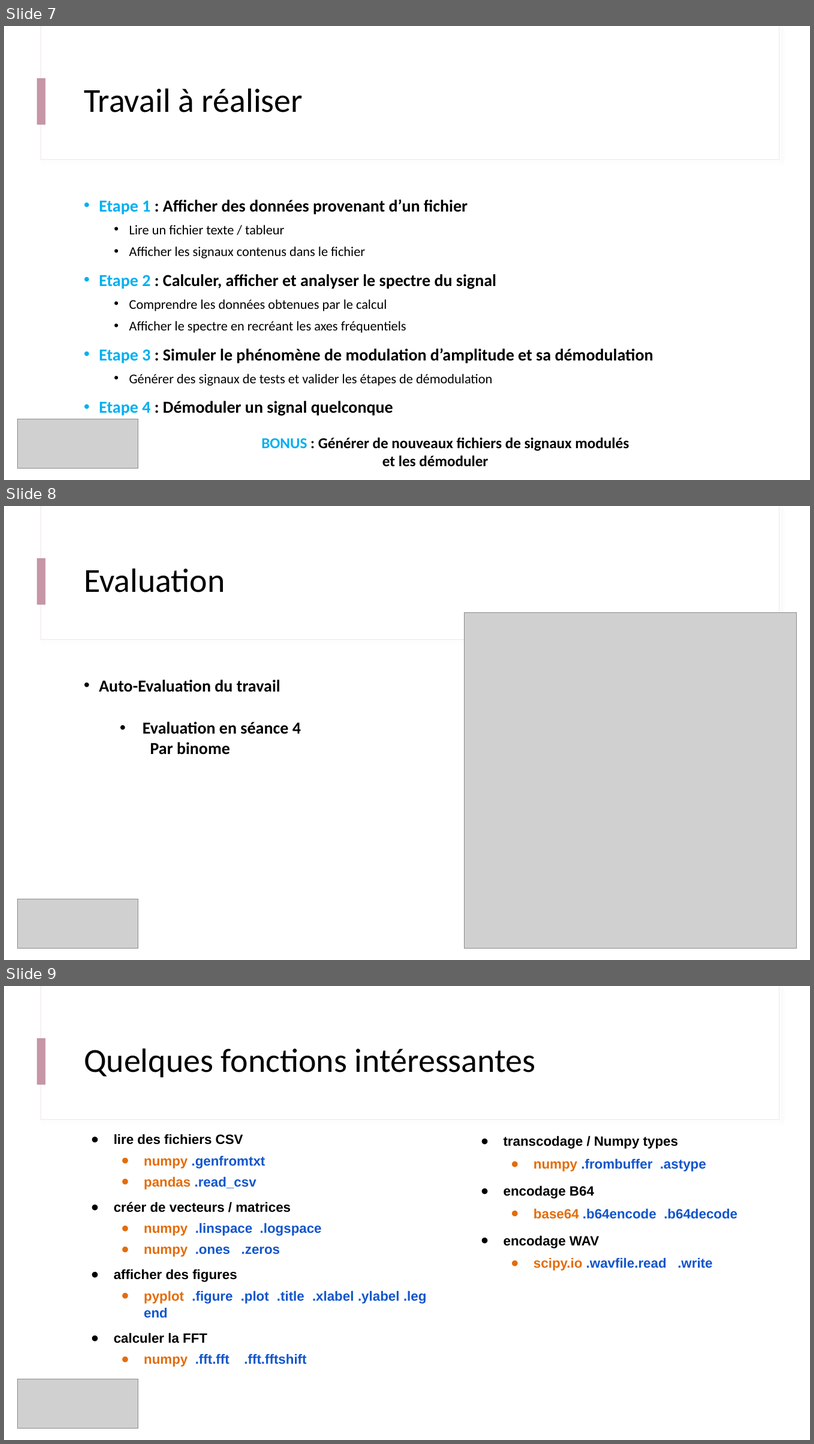
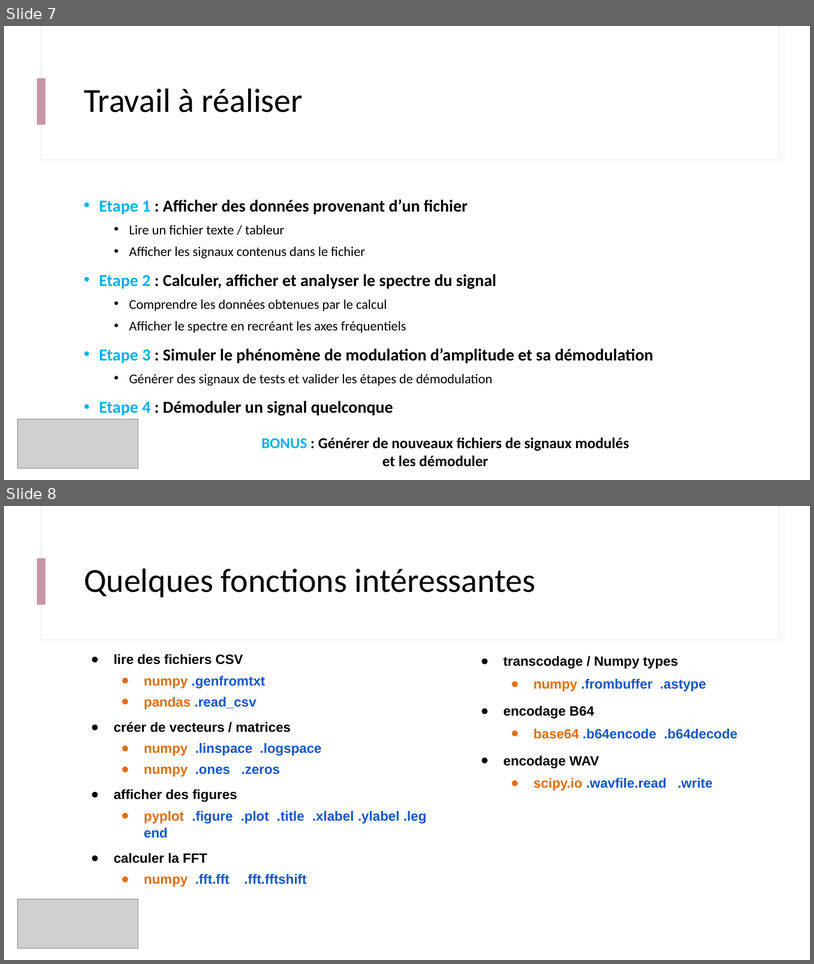
Before and after one commit to IOGS-Digital-Methods/semester-5, a slide deck: ONIP/onip_b3_traitement_1D/B3_0_Deroulement.pptx. Shown one above the other, each under a label of ours: slides 7, 8 and 9 before the commit, slides 7 and 8 after it. The pictures are 814x1444 and 814x964 pixels, drawn with LibreOffice and Linux fonts; fonts in the diff are those of the drawing; grey boxes stand for pictures. Boxes give left, top, right and bottom in pixels: in the first picture for what was removed or moved away, otherwise in the second. Text is boxed around its words. In the diff, an @@ line names an element or a change of style, - is before the commit and + after.

```diff
--- a/ONIP/onip_b3_traitement_1D/B3_0_Deroulement.pptx
+++ b/ONIP/onip_b3_traitement_1D/B3_0_Deroulement.pptx
@@ slide 8 removed at (x1=4, y1=506, x2=810, y2=960), background #FFFFFF; not listed: 3 template elements that a slide beside it also shows @@
@@ title removed at (x1=84, y1=568, x2=225, y2=592) @@
-Evaluation
@@ picture removed at (x1=464, y1=612, x2=797, y2=948) @@
@@ text removed at (x1=99, y1=679, x2=281, y2=692) @@
-• Auto-Evaluation du travail
@@ text removed at (x1=143, y1=721, x2=301, y2=754) @@
-• Evaluation en séance 4
-  Par binome
@@ picture removed at (x1=17, y1=898, x2=138, y2=948) @@
@@ what was slide 9 is now slide 8 @@
```
Also in this commit, not shown: 1 slide changed, 2 other files.
